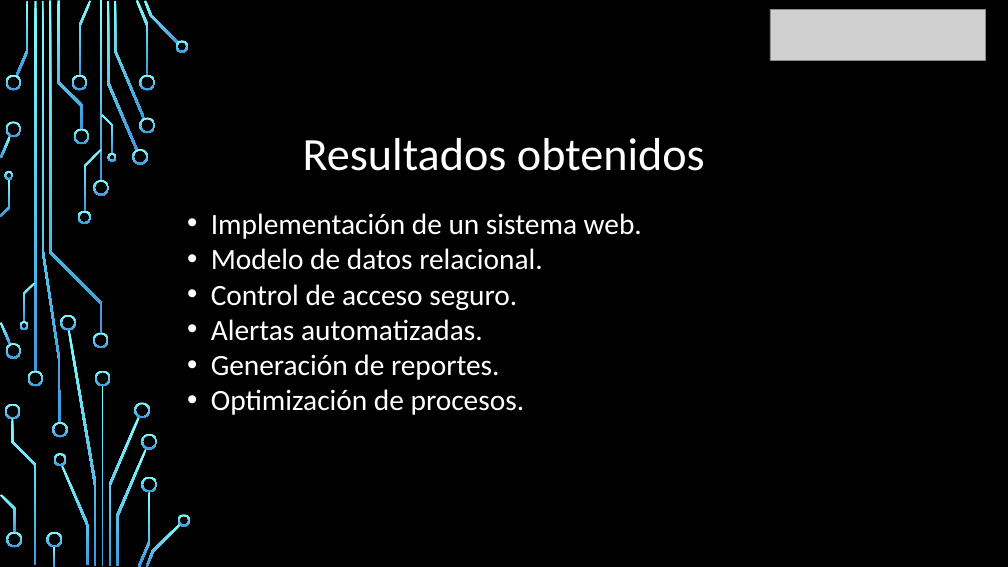
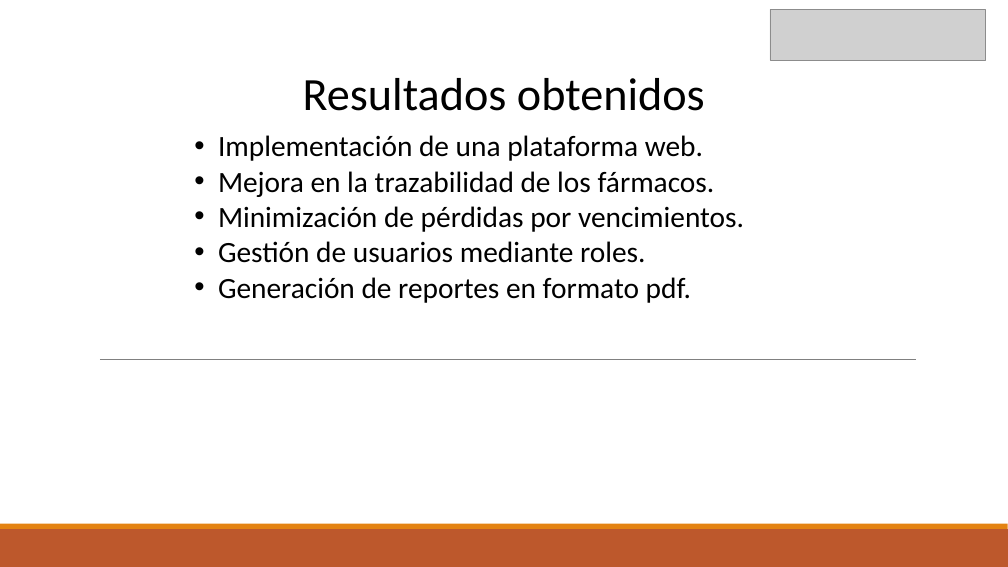
Before and after one commit to reisidente/Gestion-Bodega-Centralizada, a slide deck: slide 13 of GBFC/Fase 2/Evidencial Proyecto/Presentacion Proyecto.pptx. Drawn at 1008x567 pixels with LibreOffice and Linux fonts; fonts in the diff are those of the drawing; grey boxes stand for pictures; background and template pictures are left out. Boxes give left, top, right and bottom in pixels: in the first picture for what was removed or moved away, otherwise in the second. Text is boxed around its words. In the diff, an @@ line names an element or a change of style, - is before the commit and + after.

```diff
--- a/GBFC/Fase 2/Evidencial Proyecto/Presentacion Proyecto.pptx
+++ b/GBFC/Fase 2/Evidencial Proyecto/Presentacion Proyecto.pptx
@@ background picture (left out) to #FFFFFF @@
@@ text "Resultados obtenidos": place and size @@
-text "Resultados obtenidos" at [303,138,705,171]
+text "Resultados obtenidos" at [303,78,705,111]
@@ text "Resultados obtenidos" at [303,78,705,111]: text colour #FFFFFF to #000000 @@
@@ text at [218,135,744,303]: text changed; text colour #FFFFFF to #000000 @@
-• Implementación de un sistema web.
-• Modelo de datos relacional.
-• Control de acceso seguro.
-• Alertas automatizadas.
-• Generación de reportes.
-• Optimización de procesos.
+• Implementación de una plataforma web.
+• Mejora en la trazabilidad de los fármacos.
+• Minimización de pérdidas por vencimientos.
+• Gestión de usuarios mediante roles.
+• Generación de reportes en formato pdf.
@@ line added from (100, 359) to (917, 359), #808080 0.5 pt @@
@@ group removed at [0,0,191,567]: 50 freeform shapes, 4 rectangles @@
@@ rectangle added at [0,529,1008,567], fill #BD582C @@
@@ rectangle added at [0,524,1008,529], fill #E48312 @@
```
Also in this commit, not shown: 14 other slides changed, 3 other files.
